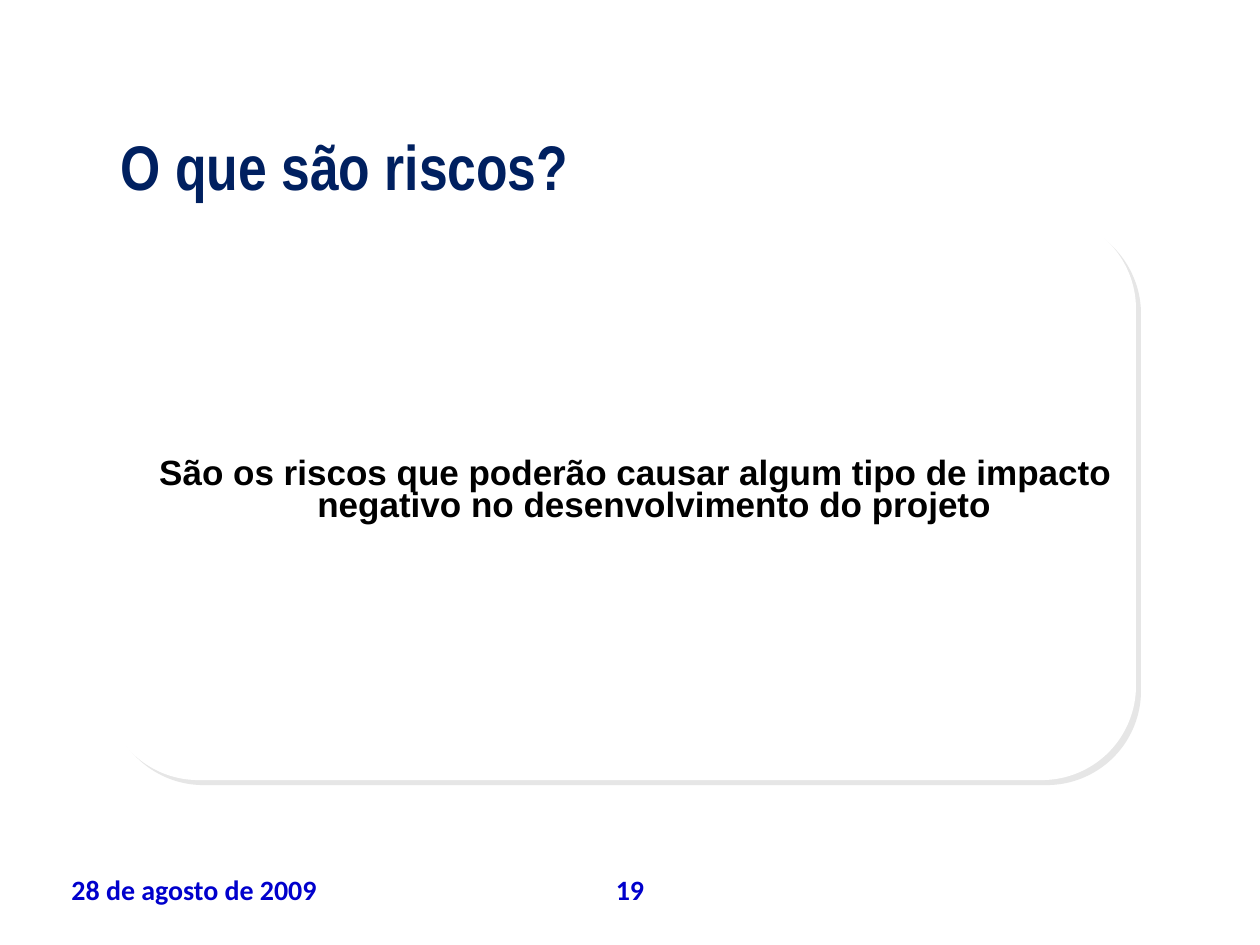
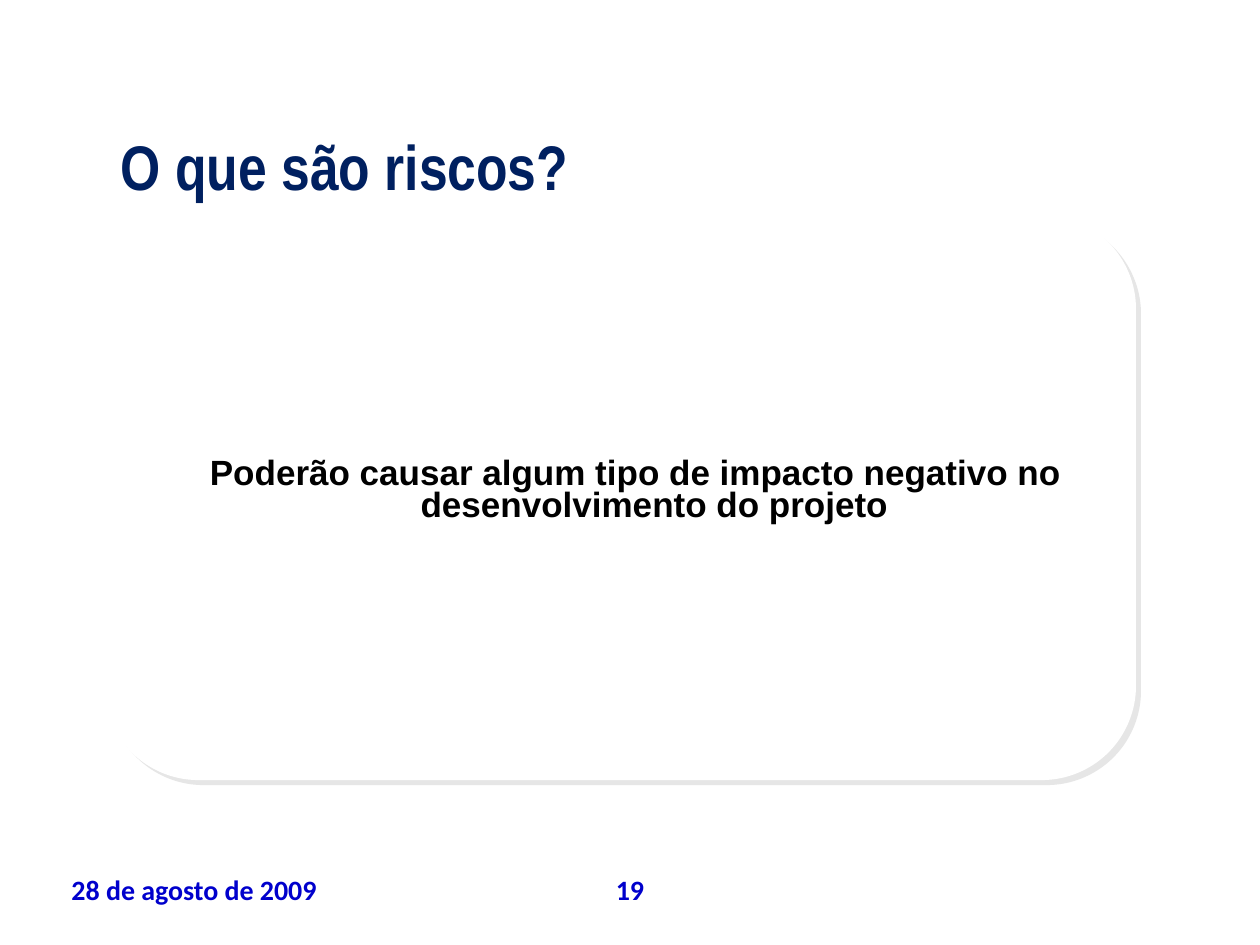
Before and after one commit to leoevaristo/psa20092, a slide deck: slide 19 of ARTEFATOS/TAP_apresentacao.ppt. Drawn at 1260x945 pixels with LibreOffice and Linux fonts; fonts in the diff are those of the drawing; background and template pictures are left out. Boxes give left, top, right and bottom in pixels: in the first picture for what was removed or moved away, otherwise in the second. Text is boxed around its words. In the diff, an @@ line names an element or a change of style, - is before the commit and + after.

```diff
--- a/ARTEFATOS/TAP_apresentacao.ppt
+++ b/ARTEFATOS/TAP_apresentacao.ppt
@@ text at (210,459,1060,524): text changed @@
-São os riscos que poderão causar algum tipo de impacto negativo no desenvolvimento do projeto
+Poderão causar algum tipo de impacto negativo no desenvolvimento do projeto
```
Also in this commit, not shown: 2 other slides changed, 1 other file.
